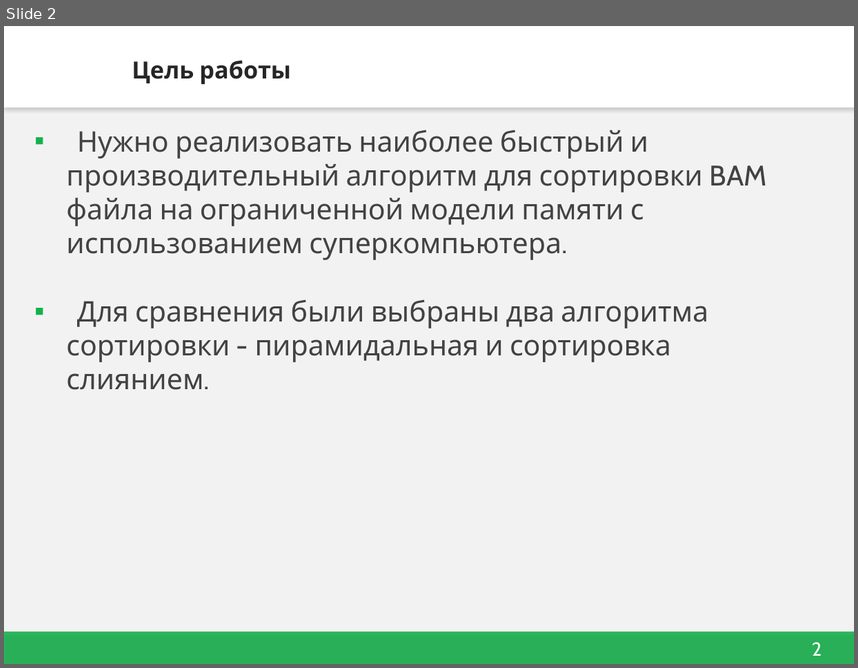
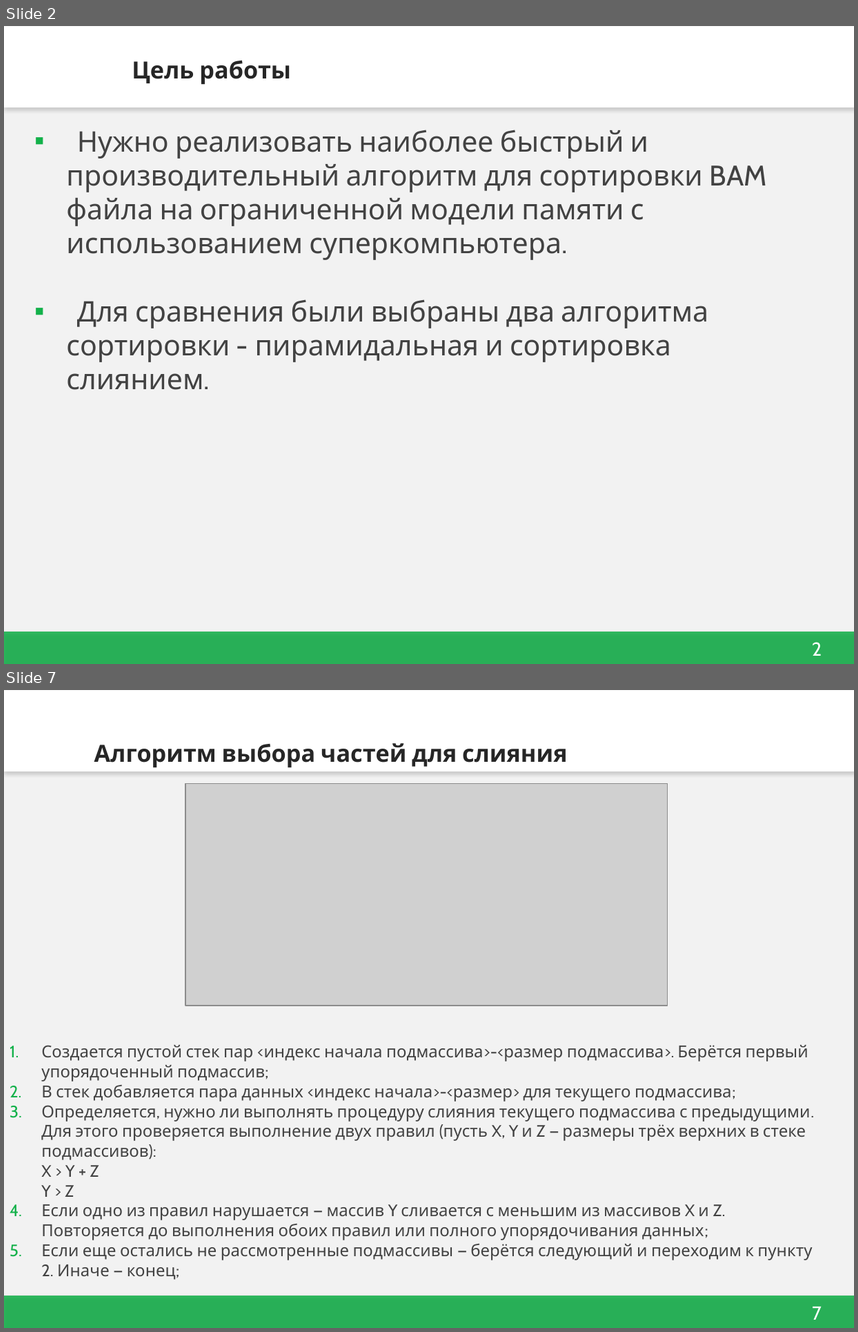
Before and after one commit to dmitriy-0297/Sort, a slide deck: Sorting.pptx. Shown one above the other, each under a label of ours: slide 2 before the commit, slides 2 and 7 after it; the slides between them are not shown. The pictures are 858x668 and 858x1332 pixels, drawn with LibreOffice and Linux fonts; fonts in the diff are those of the drawing; grey boxes stand for pictures; background and template pictures are left out. Boxes give left, top, right and bottom in pixels: in the first picture for what was removed or moved away, otherwise in the second. Text is boxed around its words. In the diff, an @@ line names an element or a change of style, - is before the commit and + after.

```diff
--- a/Sorting.pptx
+++ b/Sorting.pptx
@@ slide 7 added at bbox=[4, 690, 854, 1328], background #F2F2F2; not listed: 3 template elements that a slide beside it also shows @@
@@ title added at bbox=[94, 743, 567, 768], 20 pt, text #262626, bold @@
+Алгоритм выбора частей для слияния
@@ picture added at bbox=[185, 784, 667, 1005] @@
@@ text added at bbox=[41, 1045, 812, 1279], 14 pt, text #424242 @@
+1. Создается пустой стек пар <индекс начала подмассива>-<размер подмассива>. Берётся первый упорядоченный подмассив;
+2. В стек добавляется пара данных <индекс начала>-<размер> для текущего подмассива;
+3. Определяется, нужно ли выполнять процедуру слияния текущего подмассива с предыдущими. Для этого проверяется выполнение двух правил (пусть X, Y и Z — размеры трёх верхних в стеке подмассивов):
+   X > Y + Z
+   Y > Z
+4. Если одно из правил нарушается — массив Y сливается с меньшим из массивов X и Z. Повторяется до выполнения обоих правил или полного упорядочивания данных;
+5. Если еще остались не рассмотренные подмассивы — берётся следующий и переходим к пункту 2. Иначе — конец;
```
Also in this commit, not shown: 7 slides changed, 1 other slide added, 2 slides removed, 2 other files.
